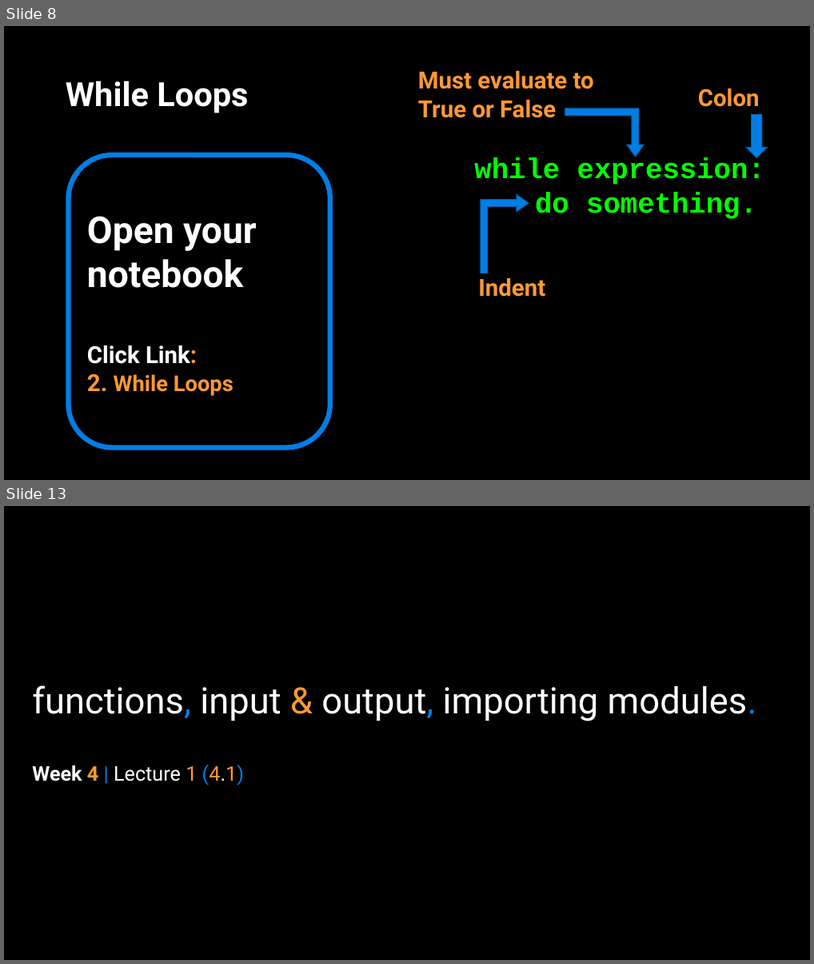
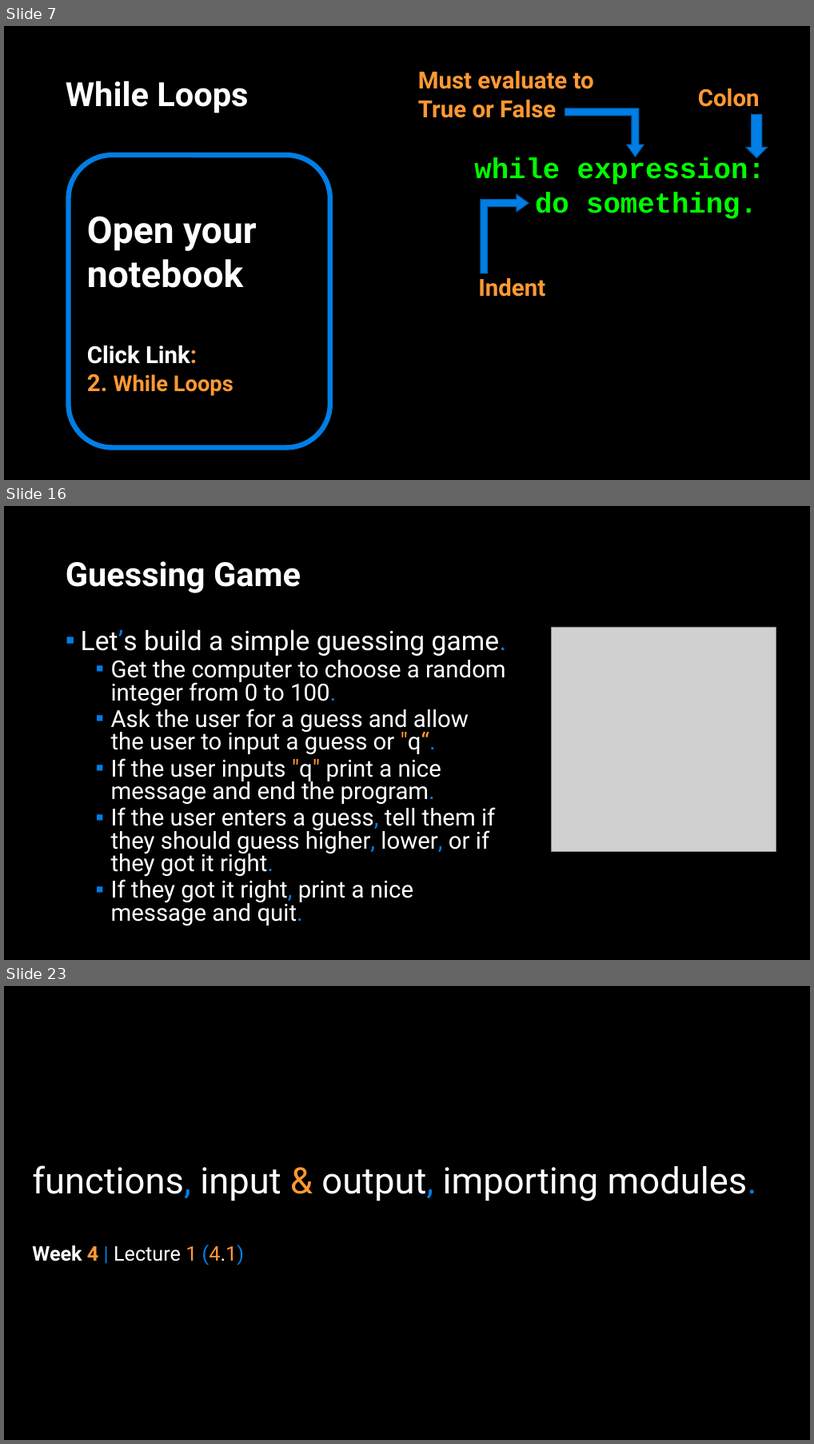
Before and after one commit to APS106/APS106-winter-2022-material, a slide deck: lectures/week4/lecture1/slides/week4_lecture1.pptx. Shown one above the other, each under a label of ours: slides 8 and 13 before the commit, slides 7, 16 and 23 after it; the slides between them are not shown. The pictures are 814x964 and 814x1444 pixels, drawn with LibreOffice and Linux fonts; fonts in the diff are those of the drawing; grey boxes stand for pictures; background and template pictures are left out. Boxes give left, top, right and bottom in pixels: in the first picture for what was removed or moved away, otherwise in the second. Text is boxed around its words. In the diff, an @@ line names an element or a change of style, - is before the commit and + after.

```diff
--- a/lectures/week4/lecture1/slides/week4_lecture1.pptx
+++ b/lectures/week4/lecture1/slides/week4_lecture1.pptx
@@ slide 16 added at (4, 506, 810, 960), background picture (left out) @@
@@ title added at (66, 561, 301, 593), 39.6 pt, text #FFFFFF, bold @@
+Guessing Game
@@ text added at (81, 629, 507, 925), 28 pt, text #FFFFFF @@
+▪ Let’s build a simple guessing game.
+  ▪ Get the computer to choose a random integer from 0 to 100.
+  ▪ Ask the user for a guess and allow the user to input a guess or "q“.
+  ▪ If the user inputs "q" print a nice message and end the program.
+  ▪ If the user enters a guess, tell them if they should guess higher, lower, or if they got it right.
+  ▪ If they got it right, print a nice message and quit.
@@ picture added at (552, 627, 777, 852) @@
@@ what was slide 8 is now slide 7 @@
@@ what was slide 13 is now slide 23 @@
```
Also in this commit, not shown: 6 slides changed, 10 other slides added, 1 slide removed, 7 other files.
